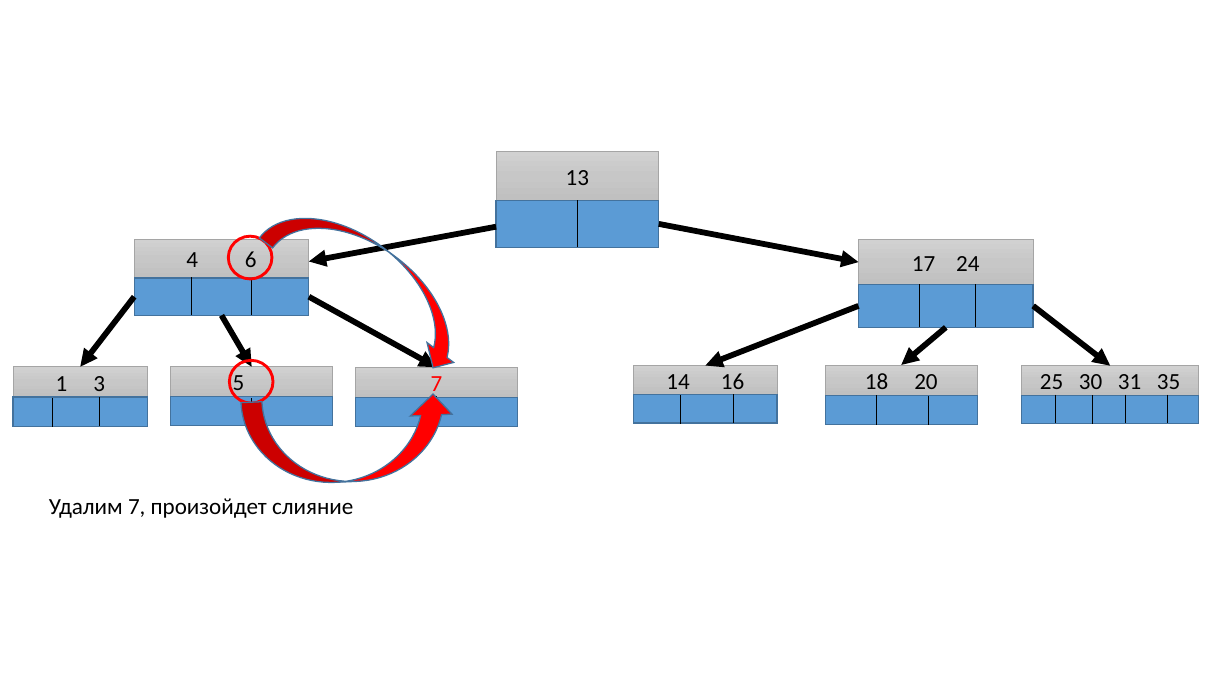
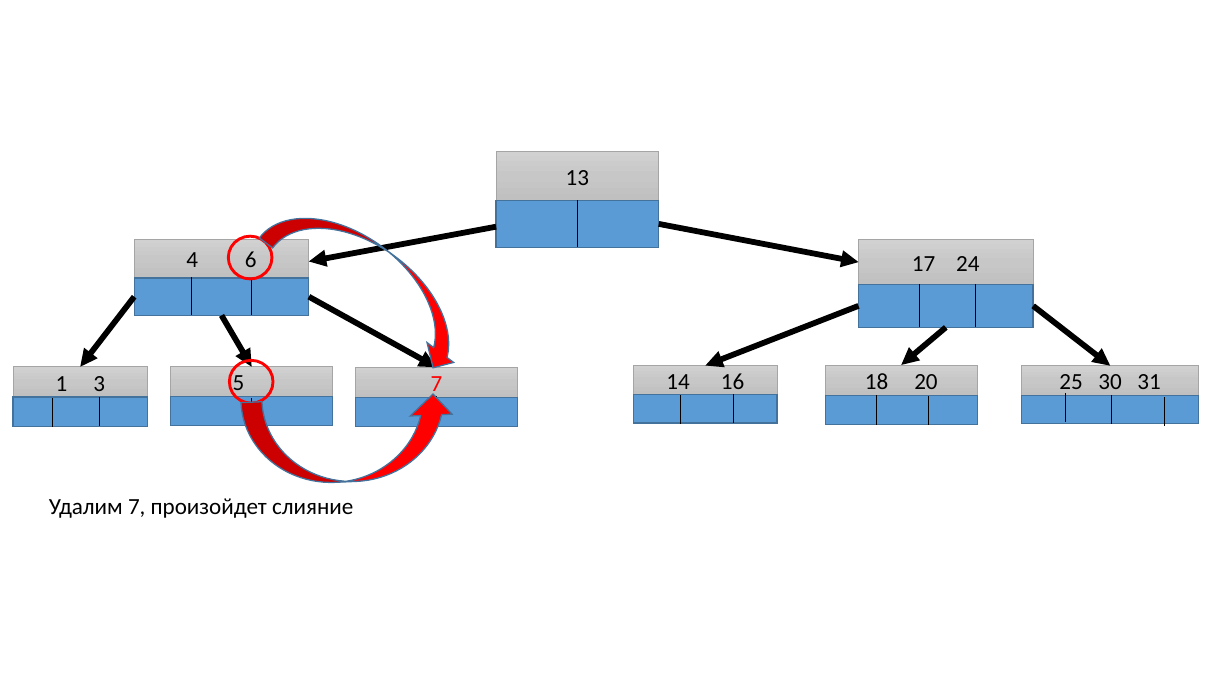
Before and after one commit to IluhaZaz/B_Tree, a slide deck: slide 11 of b_tree_final.pptx. Drawn at 1232x693 pixels with LibreOffice and Linux fonts; fonts in the diff are those of the drawing; background and template pictures are left out. Boxes give left, top, right and bottom in pixels: in the first picture for what was removed or moved away, otherwise in the second. Text is boxed around its words. In the diff, an @@ line names an element or a change of style, - is before the commit and + after.

```diff
--- a/b_tree_final.pptx
+++ b/b_tree_final.pptx
@@ text in rectangle at [1059, 374, 1160, 396]: text changed @@
-25 30 31 35
+25 30 31
@@ line moved from (1055, 395) - (1055, 423) to (1066, 393) - (1066, 421) @@
@@ line moved from (1092, 396) - (1092, 424) to (1112, 396) - (1112, 424) @@
@@ line moved from (1126, 395) - (1126, 423) to (1165, 397) - (1165, 426) @@
@@ line removed from (1167, 395) to (1167, 423) @@
```
Also in this commit, not shown: 10 other slides changed, 6 other files.
